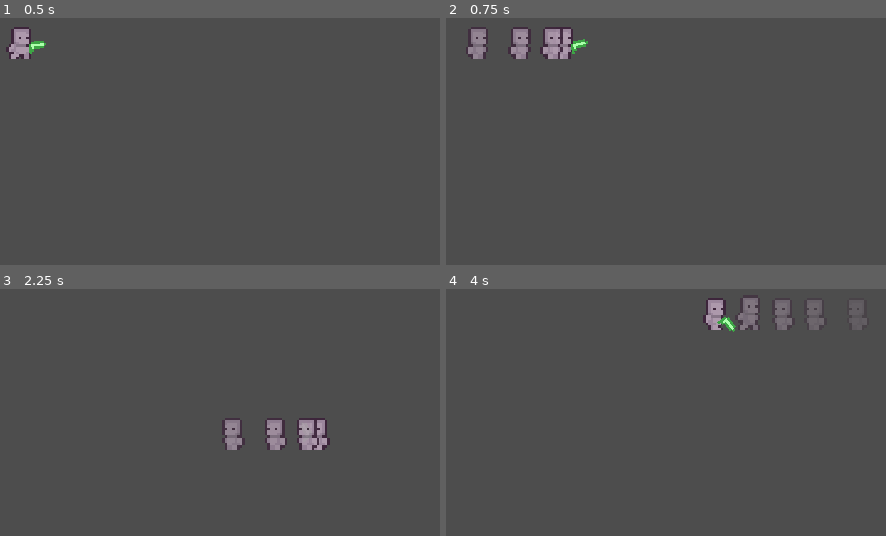
Above: before the commit, frames 1-4 (two rows, left to right).
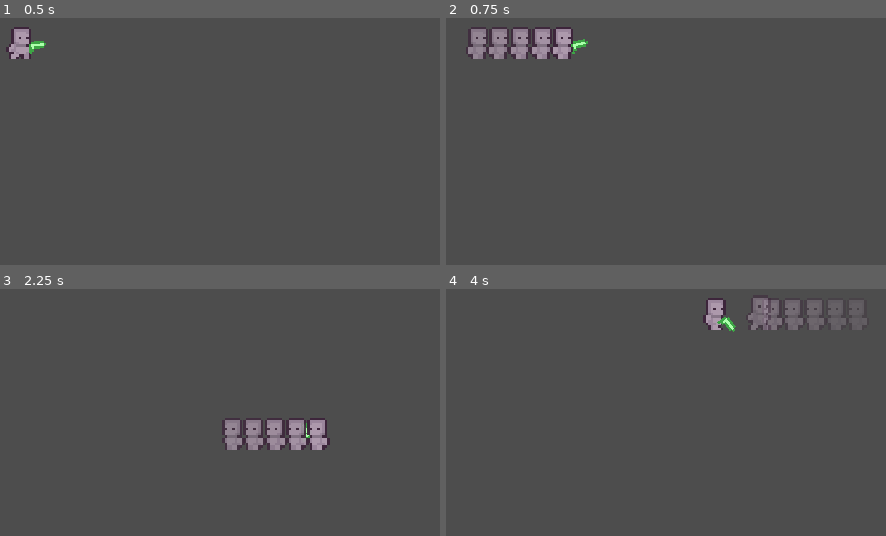
Above: after the commit, the same moments.

Repository: JagersEgo/Scrapped
Game: Godot game, scene res://Game Level/game_level.tscn
Same seed, same stepped clock (60 frames per second), same inputs: the game is played once before the commit and once after it.
Inputs (mouse positions are in pixels of both pictures, inside the frame that each line leads up to):
- Up to frame 1 (0.5 s): no input
- Up to frame 2 (0.75 s): move the mouse to (705, 20) at 0.52 s; hold D (right) from 0.53 s (still down); tap Shift (dash) at 0.6 s
- Up to frame 3 (2.25 s): move the mouse to (outside the picture) at 1.27 s; release D (right) at 1.28 s; hold S (down) 1.28-2.03 s; click (outside the picture) at 1.35 s; move the mouse to (outside the picture) at 2.02 s; hold D (right) from 2.03 s (still down); tap Shift (dash) at 2.1 s
- Up to frame 4 (4 s): move the mouse to (490, 402) at 2.77 s; release D (right) at 2.78 s; hold W (up) 2.78-3.53 s; click (490, 402) at 2.85 s; move the mouse to (771, 380) at 3.52 s; hold A (left) from 3.53 s (still down); tap Shift (dash) at 3.6 s

Frame 1 is identical in both runs. In frame 2, 1.2% of the frame differs, in the area x 9-29%, y 3-17%; in frame 3, 1.2%; in frame 4, 1.4%, in the area x 66-91%, y 3-17%.

Commit message:
Revert "Test"
This reverts commit 043ee6cdee4b982caee08d16c252585faa3a12b8.

Diff:
--- a/Characters/player_character.tscn
+++ b/Characters/player_character.tscn
@@ -277,6 +277,6 @@
 one_shot = true
 
 [node name="GhostTimer" type="Timer" parent="."]
-wait_time = 0.05
+wait_time = 0.03
 
 [connection signal="timeout" from="GhostTimer" to="." method="_on_ghost_timer_timeout"]
